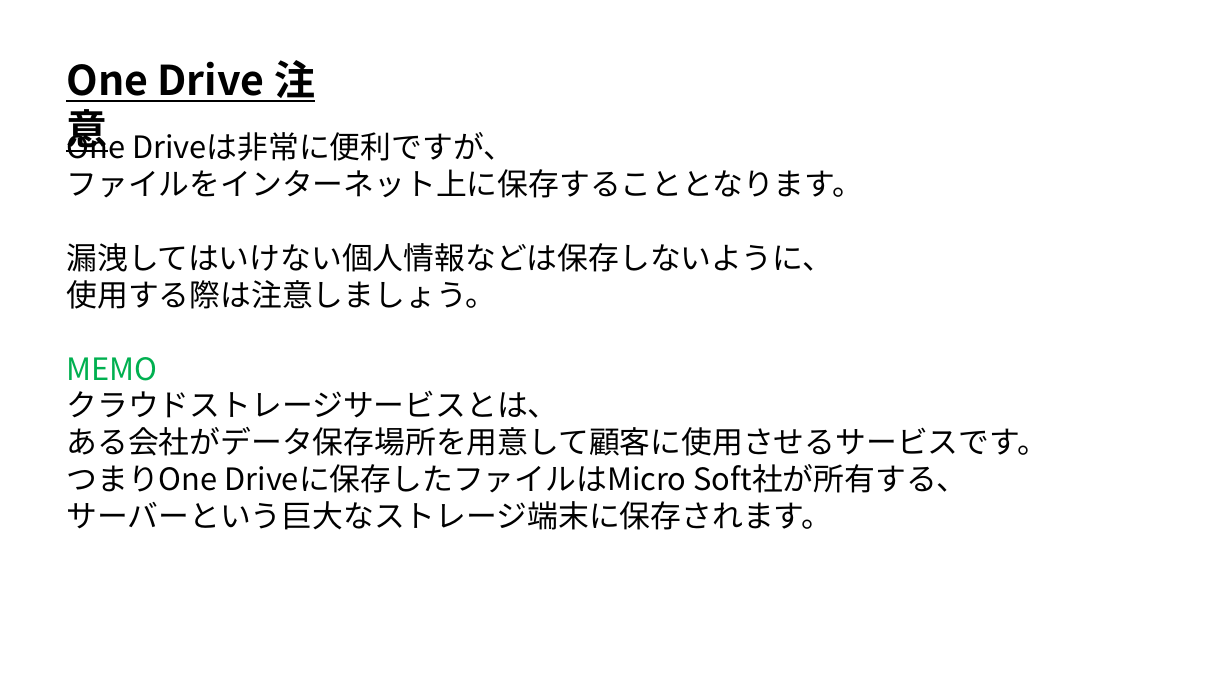
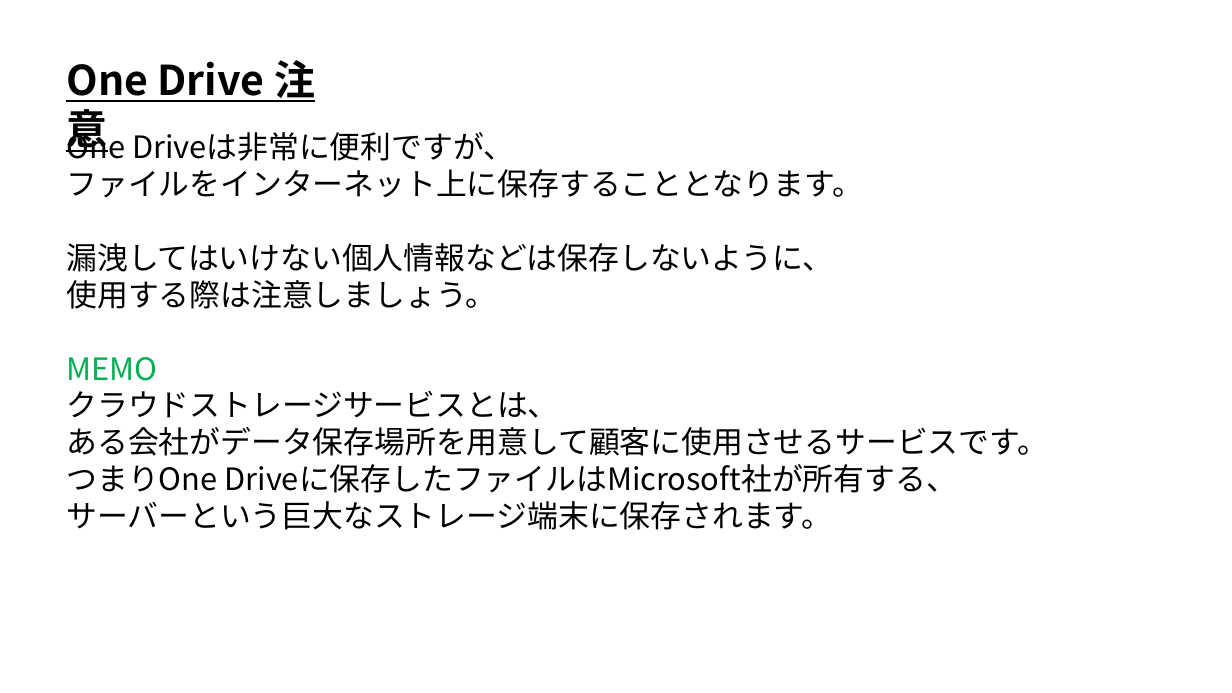
Before and after one commit to ArakiYusuke-Ohara/Textbook, a slide deck: slide 17 of その他/新入生ガイダンス/00_はじめに.pptx. Drawn at 1232x693 pixels with LibreOffice and Linux fonts; fonts in the diff are those of the drawing. Boxes give left, top, right and bottom in pixels: in the first picture for what was removed or moved away, otherwise in the second. Text is boxed around its words. In the diff, an @@ line names an element or a change of style, - is before the commit and + after.

```diff
--- a/その他/新入生ガイダンス/00_はじめに.pptx
+++ b/その他/新入生ガイダンス/00_はじめに.pptx
@@ text at [66, 464, 956, 493]: text changed @@
-つまりOne Driveに保存したファイルはMicro Soft社が所有する、
+つまりOne Driveに保存したファイルはMicrosoft社が所有する、
```
Also in this commit, not shown: 3 other slides changed.
